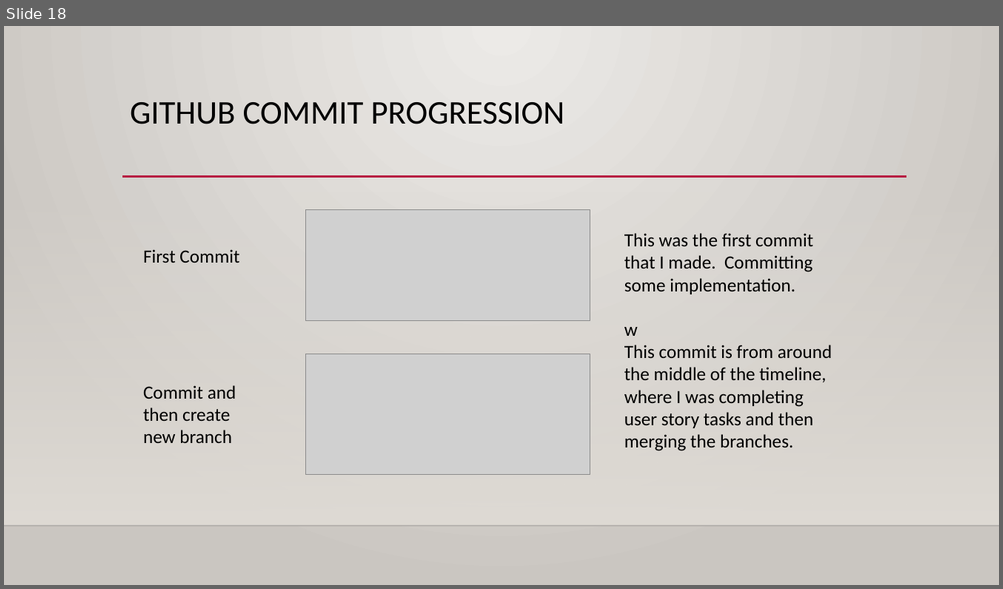
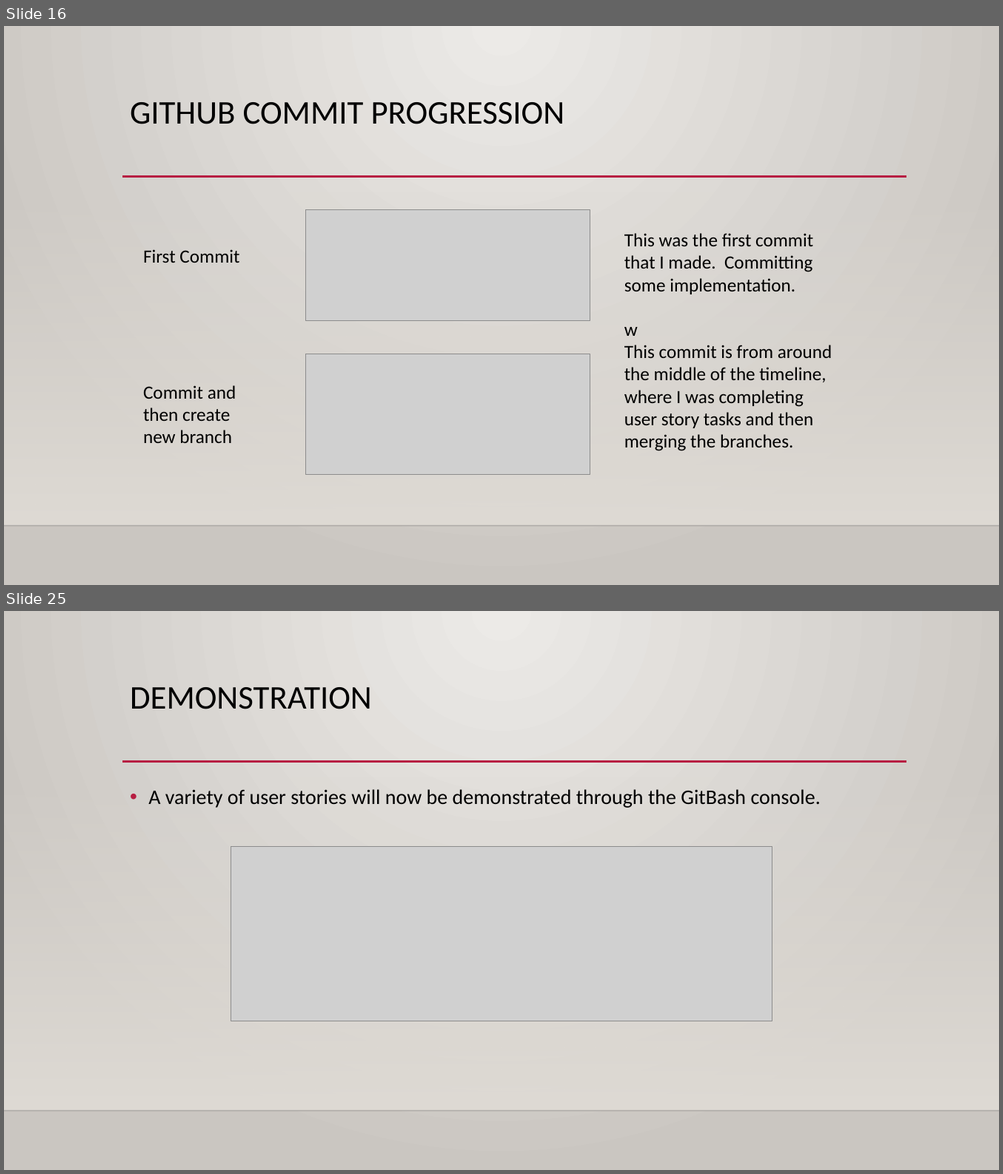
Before and after one commit to CharlesHerriott/IMS-Starter, a slide deck: Project-Documentation/IMS Starter presentation.pptx. Shown one above the other, each under a label of ours: slide 18 before the commit, slides 16 and 25 after it; the slides between them are not shown. The pictures are 1003x589 and 1003x1174 pixels, drawn with LibreOffice and Linux fonts; fonts in the diff are those of the drawing; grey boxes stand for pictures; background and template pictures are left out. Boxes give left, top, right and bottom in pixels: in the first picture for what was removed or moved away, otherwise in the second. Text is boxed around its words. In the diff, an @@ line names an element or a change of style, - is before the commit and + after.

```diff
--- a/Project-Documentation/IMS Starter presentation.pptx
+++ b/Project-Documentation/IMS Starter presentation.pptx
@@ slide 25 added at [4,611,999,1170], background gradient #ECEAE7 to #CAC7C1; not listed: 3 template elements that a slide beside it also shows @@
@@ title added at [130,687,372,709], 32 pt, text #000000 @@
+DEMONSTRATION
@@ text added at [148,789,820,808], 20 pt, text #000000 @@
+• A variety of user stories will now be demonstrated through the GitBash console.
@@ picture added at [231,847,771,1022] @@
@@ what was slide 18 is now slide 16 @@
```
Also in this commit, not shown: 3 slides changed, 16 other slides added, 22 slides removed, 15 other files.
